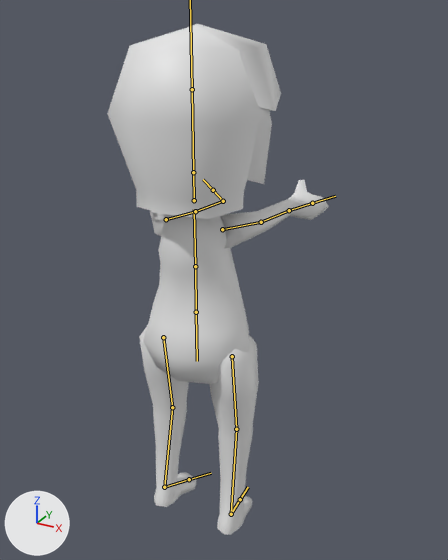
The FBX model Assets/Models/MC/Player.fbx: old version first, new version second.
Before and after are seen from a camera (50 mm lens) standing at (4.44, -7.2, 2.24) and looking at (-0.24, 1.31, -2.02). Lighting does not change. The marker at lower left points along +X, +Y and +Z. Both versions are drawn at frame 6 of the action 'Armature|Attack.001'; the numbers are the values there. The bones that bend it are drawn over the model as lines.
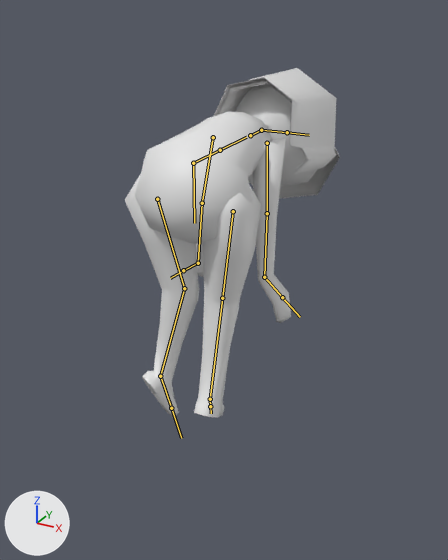
The change, as a list of edits to the scene's bpy script:
```text
Change bone_bodybot:
    where bone_bodybot = bpy.data.objects['Armature'].pose.bones['bodybot']
    bone_bodybot.location: (0.0, 0.0, 0.0) -> (0.0, -2.28, 0.0)
Change bone_legtopleft:
    where bone_legtopleft = bpy.data.objects['Armature'].pose.bones['legtopleft']  # child of 'bodybot'
    bone_legtopleft.rotation_quaternion: (1.0, 0.0, 0.0, 0.0) -> (0.978, -0.016, 0.177, 0.109)  # degrees (0, 0, 0) -> degrees (0, 20, 13)
Change bone_legbotleft:
    where bone_legbotleft = bpy.data.objects['Armature'].pose.bones['legbotleft']  # child of 'legtopleft'
    bone_legbotleft.rotation_quaternion: (1.0, 0.0, 0.0, 0.0) -> (0.99, 0.072, -0.008, -0.123)  # degrees (0, 0, 0) -> degrees (8, 0, -14)
Change bone_footleft:
    where bone_footleft = bpy.data.objects['Armature'].pose.bones['footleft']  # child of 'legbotleft'
    bone_footleft.rotation_quaternion: (1.0, 0.0, 0.0, 0.0) -> (0.9, 0.427, -0.088, 0.008)  # degrees (0, 0, 0) -> degrees (51, -10, -4)
Change bone_legtopright:
    where bone_legtopright = bpy.data.objects['Armature'].pose.bones['legtopright']  # child of 'bodybot'
    bone_legtopright.rotation_quaternion: (1.0, 0.0, 0.0, 0.0) -> (0.996, 0.004, 0.001, -0.086)  # degrees (0, 0, 0) -> degrees (0, 0, -10)
Change bone_legbotright:
    where bone_legbotright = bpy.data.objects['Armature'].pose.bones['legbotright']  # child of 'legtopright'
    bone_legbotright.rotation_quaternion: (1.0, 0.0, 0.0, 0.0) -> (0.994, 0.065, -0.058, 0.072)  # degrees (0, 0, 0) -> degrees (7, -7, 8)
Change bone_footright:
    where bone_footright = bpy.data.objects['Armature'].pose.bones['footright']  # child of 'legbotright'
    bone_footright.rotation_quaternion: (1.0, 0.0, 0.0, 0.0) -> (0.986, 0.161, 0.033, 0.003)  # degrees (0, 0, 0) -> degrees (19, 4, 1)
Change bone_bodymid:
    where bone_bodymid = bpy.data.objects['Armature'].pose.bones['bodymid']
    bone_bodymid.location: (0.0, 0.0, 0.0) -> (0.0, 2.28, 0.0)
    bone_bodymid.rotation_quaternion: (1.0, 0.0, 0.0, 0.0) -> (0.724, 0.689, 0.0, 0.0)  # degrees (0, 0, 0) -> degrees (87, 0, 0)
Change bone_head:
    where bone_head = bpy.data.objects['Armature'].pose.bones['head']  # child of 'neck'
    bone_head.rotation_quaternion: (1.0, 0.0, 0.0, 0.0) -> (0.99, 0.123, 0.07, 0.009)  # degrees (0, 0, 0) -> degrees (14, 8, 2)
```

Changed parts and their boxes (x1, y1, x2, y2) in the pictures (448 x 560 px):
'Sphere', posed (32% shorter): before (107, 24, 329, 535); after (125, 68, 340, 417)
bone 'bodybot', root to tip: before (196, 312) to (197, 361); after (193, 163) to (194, 223)
bone 'legtopleft', root to tip: before (163, 337) to (172, 407); after (157, 199) to (184, 288)
bone 'legbotleft', root to tip: before (172, 407) to (164, 487); after (184, 288) to (160, 376)
bone 'footleft', root to tip: before (164, 487) to (189, 479); after (160, 376) to (171, 408)
bone 'legtopright', root to tip: before (232, 356) to (236, 429); after (233, 211) to (222, 298)
bone 'legbotright', root to tip: before (236, 429) to (231, 514); after (222, 298) to (210, 399)
bone 'footright', root to tip: before (231, 514) to (240, 499); after (210, 399) to (210, 406)
bone 'bodymid', root to tip: before (196, 312) to (195, 266); after (193, 163) to (220, 150)
bone 'head', root to tip: before (193, 172) to (192, 89); after (261, 130) to (287, 132)
